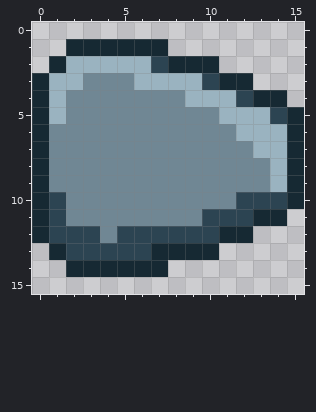
One commit to this pixel-art sprite: examples/pvp/phaser/public/equip_select_arrow_over.png. That is the earlier state.
The file is 16x16 pixels. Colours within 5 levels of each other are drawn and written as one.
After the commit:
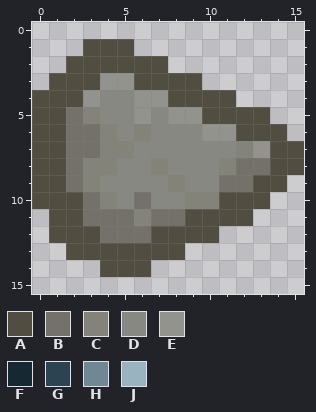
Palette (. is transparent): A #514e41  B #73716a  C #84837a  D #888883  E #93938d  F #162933  G #2c4452  H #708794  J #9ab3c0
What changed:
@@ x 0..15 @@
  0 ................
- 1 ..FFFFFF........
- 2 .FJJJJJGFFF.....
- 3 FJJHHHJJJJGFF...
- 4 FJHHHHHHHJJJGFF.
- 5 FJHHHHHHHHHJJJGF
- 6 FHHHHHHHHHHHJJJF
- 7 FHHHHHHHHHHHHJJF
- 8 FHHHHHHHHHHHHHJF
- 9 FHHHHHHHHHHHHHJF
-10 FGHHHHHHHHHHGGGF
-11 FGHHHHHHHHGGGFF.
-12 FGGGHGGGGGGFF...
-13 .FGGGGGFFFF.....
-14 ..FFFFFF........
+ 1 ...AAA..........
+ 2 ..AAAAAA........
+ 3 .AAAEEAAAA......
+ 4 AAAEDDEEAAAA....
+ 5 AABCDDEDEEAAAA..
+ 6 AABBCDCDDDEEAAA.
+ 7 AABBCCDDDDDDCEAA
+ 8 AABCCDDCDDDCBBAA
+ 9 AABCDDDDCDDBBAA.
+10 AAABCDBDDCCAAA..
+11 .AABBBCBBAAAA...
+12 .AAABBBAAAA.....
+13 ..AAAAAAA.......
+14 ....AAA.........
 15 ................
